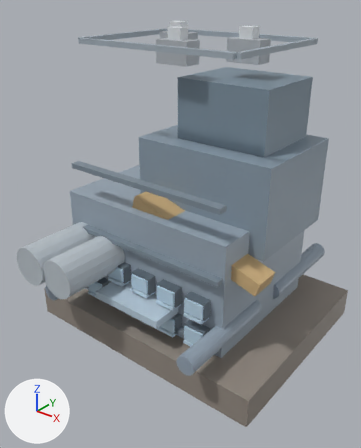
What one commit did to the glTF model models/mine_hq.glb.
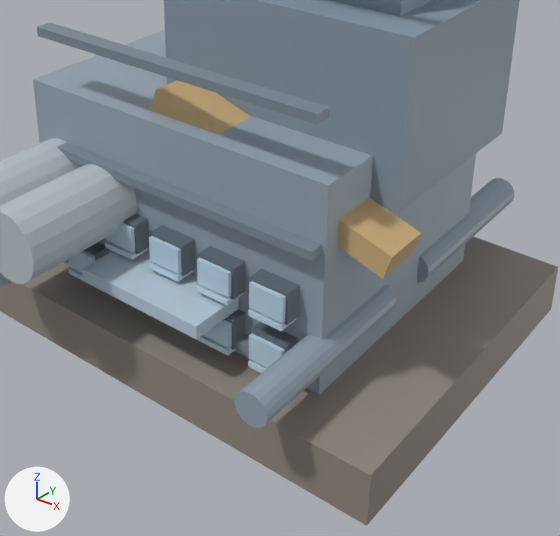
Old and new are each drawn whole from a 50 mm camera at (1.88, -2.5, 2.3) aimed at (0.02, -0.18, 0.86) and again close up on the part from 14% to 97% of the width and 33% to 97% of the height. The axes (+X, +Y, +Z) are drawn at lower left. The lights are the same throughout. The first two pictures are the older version. Where no turn or scale is listed for an object, it has been applied to the vertices.

Objects in the first close-up: 'geometry_0'.
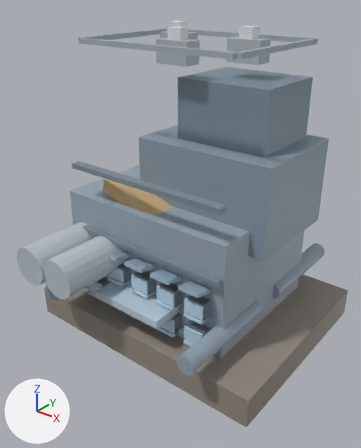
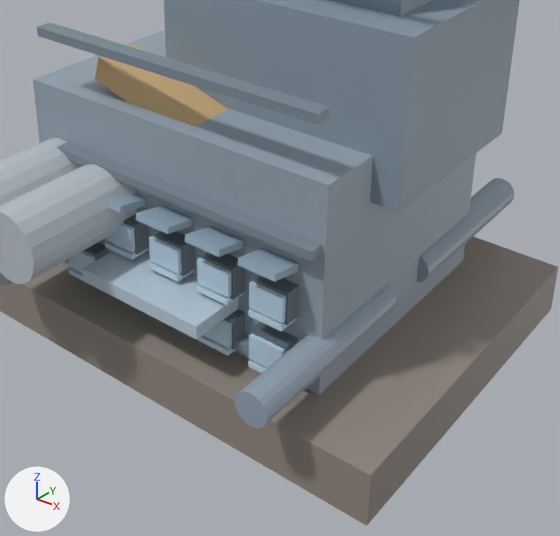
Changed parts and their boxes (x1, y1, x2, y2) in the close-ups (560 x 536 px; the box of a moved part takes in the faces that stretch with it):
part 1 of me_geometry_0, moved or reshaped: before (151, 80, 421, 279); after (95, 44, 229, 126)
part 2 of me_geometry_0, moved or reshaped (not visible before): after (107, 194, 146, 213)
part 3 of me_geometry_0, moved or reshaped (not visible before): after (136, 206, 193, 234)
part 4 of me_geometry_0, moved or reshaped (not visible before): after (184, 226, 244, 257)
part 5 of me_geometry_0, moved or reshaped (not visible before): after (237, 249, 299, 282)

The change in detail:
me_geometry_0 has 766 vertices, 1248 faces and spans x -0.86..0.9, y -0.98..0.83, z 0.0..2.07.
me_geometry_0 is used by ob_geometry_0; location (0.0, 0.0, 0.0).
me_geometry_0 part 1: the loose piece of 8 vertices spanning x -0.17..0.78, y -0.44..-0.26, z 0.73..1.09 is moved by (-0.26, 0.0, 0.05).
me_geometry_0 part 2: the loose piece of 8 vertices spanning x -0.28..-0.14, y -0.48..-0.35, z 0.79..0.84 is moved by (0.0, -0.15, -0.1).
me_geometry_0 part 3: the loose piece of 8 vertices spanning x -0.07..0.07, y -0.48..-0.35, z 0.79..0.84 is moved by (0.0, -0.15, -0.1).
me_geometry_0 part 4: the loose piece of 8 vertices spanning x 0.14..0.28, y -0.48..-0.35, z 0.79..0.84 is moved by (0.0, -0.15, -0.1).
me_geometry_0 part 5: the loose piece of 8 vertices spanning x 0.36..0.5, y -0.48..-0.35, z 0.79..0.84 is moved by (0.0, -0.15, -0.1).
